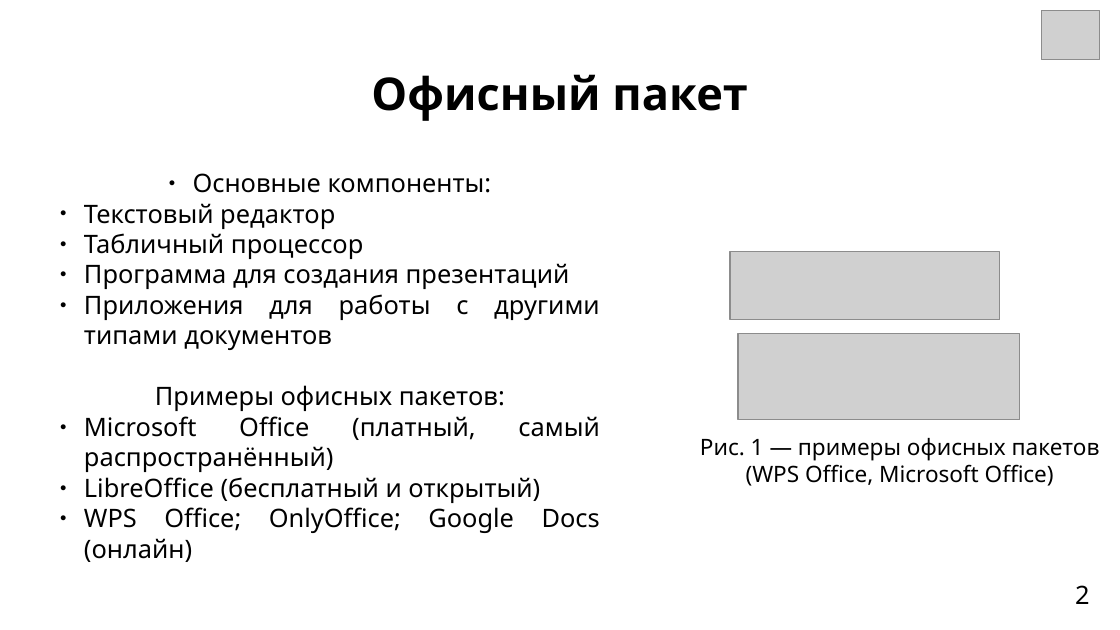
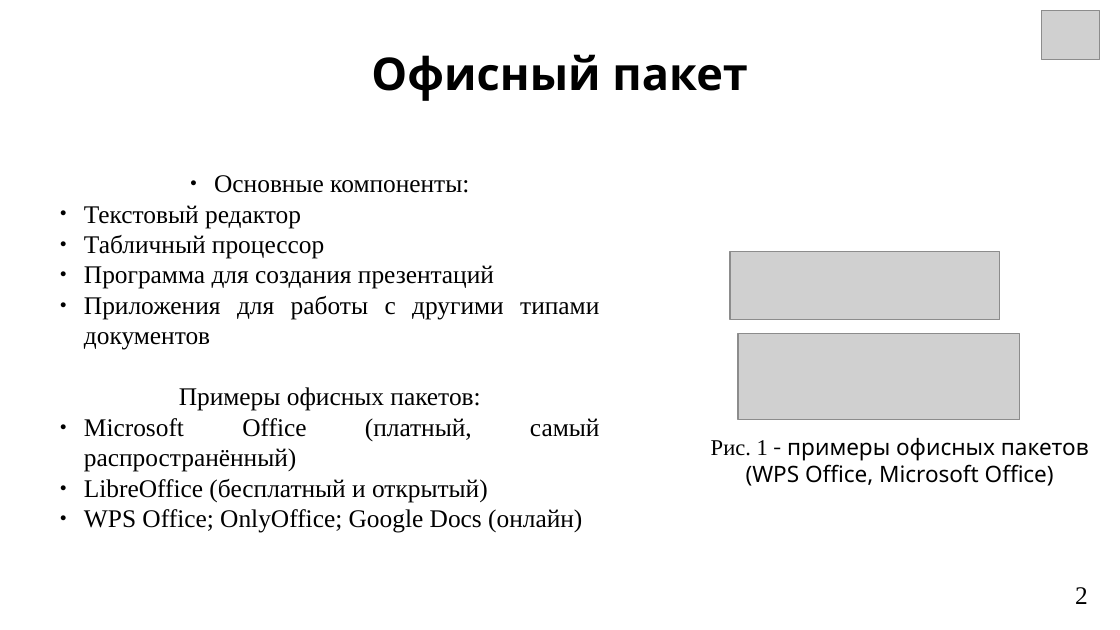
Before and after one commit to Soft-Darkness/digital-fundamentals, a slide deck: slide 2 of Documents/LibreOffice_review.odp. Drawn at 1120x630 pixels with LibreOffice and Linux fonts; fonts in the diff are those of the drawing; grey boxes stand for pictures; background and template pictures are left out. Boxes give left, top, right and bottom in pixels: in the first picture for what was removed or moved away, otherwise in the second. Text is boxed around its words. In the diff, an @@ line names an element or a change of style, - is before the commit and + after.

```diff
--- a/Documents/LibreOffice_review.odp
+++ b/Documents/LibreOffice_review.odp
@@ text "Офисный пакет": place and size @@
-text "Офисный пакет" at [371,74,747,121]
+text "Офисный пакет" at [371,54,747,101]
@@ text "Основные компоненты:" at [84,175,600,533]: font Noto Sans to Times New Roman @@
@@ text at [711,438,1089,486]: text changed @@
-Рис. 1 ― примеры офисных пакетов (WPS Office, Microsoft Office)
+Рис. 1 - примеры офисных пакетов (WPS Office, Microsoft Office)
@@ page number at [1075,587,1088,604]: font Noto Sans to Times New Roman @@
```
Also in this commit, not shown: 11 other slides changed, 1 other file.
